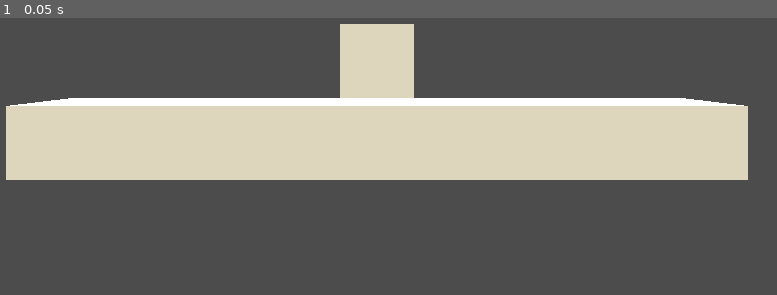
Above: before the commit, frame 1.
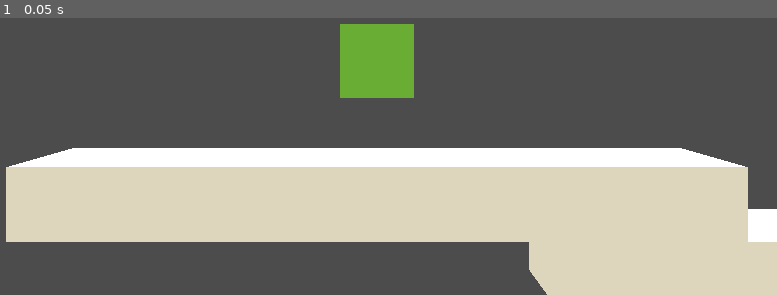
Above: after the commit, the same moment.

Repository: adngdb/ldjam45
Game: Godot game, scene res://Scenes/Main.tscn
The game is run twice, just before and just after one commit, with the same random seed, the same clock (stepped at 60 frames per second) and the same inputs.
Inputs:
- Up to frame 1 (0.05 s): no input

The runs differ from the first frame. In frame 1, 54% of the frame differs, in the area x 0-100%, y 2-100%.

Commit message:
Greenish player

Diff:
--- a/Scenes/Level00.tscn
+++ b/Scenes/Level00.tscn
@@ -8,3 +8,8 @@
 transform = Transform( 10, 0, 0, 0, 1, 0, 0, 0, 1, 0, 0, 0 )
 mesh = SubResource( 1 )
 material/0 = null
+
+[node name="MeshInstance2" type="MeshInstance" parent="."]
+transform = Transform( 10, 0, 0, 0, 1, 0, 0, 0, 1, 15, -2, 0 )
+mesh = SubResource( 1 )
+material/0 = null
--- a/Scenes/Main.tscn
+++ b/Scenes/Main.tscn
@@ -9,7 +9,7 @@
 transform = Transform( -0.778903, 0.422419, 0.463544, 0.627071, 0.51328, 0.58594, 0.00958414, 0.747065, -0.664682, 0, 17.6372, 0 )
 
 [node name="Player" parent="." instance=ExtResource( 1 )]
-transform = Transform( 1, 0, 0, 0, 1, 0, 0, 0, 1, 0, 2.21314, 0 )
+transform = Transform( 1, 0, 0, 0, 1, 0, 0, 0, 1, 0, 3.86656, 0 )
 
 [node name="Camera" type="Camera" parent="Player"]
 transform = Transform( 1, 0, 0, 0, 1, 0, 0, 0, 1, 0, 0, 10 )
--- a/Scenes/Player.tscn
+++ b/Scenes/Player.tscn
@@ -1,9 +1,12 @@
-[gd_scene load_steps=2 format=2]
+[gd_scene load_steps=3 format=2]
 
 [sub_resource type="CubeMesh" id=1]
+
+[sub_resource type="SpatialMaterial" id=2]
+albedo_color = Color( 0.47451, 0.807843, 0.282353, 1 )
 
 [node name="Player" type="Spatial"]
 
 [node name="MeshInstance" type="MeshInstance" parent="."]
 mesh = SubResource( 1 )
-material/0 = null
+material/0 = SubResource( 2 )
